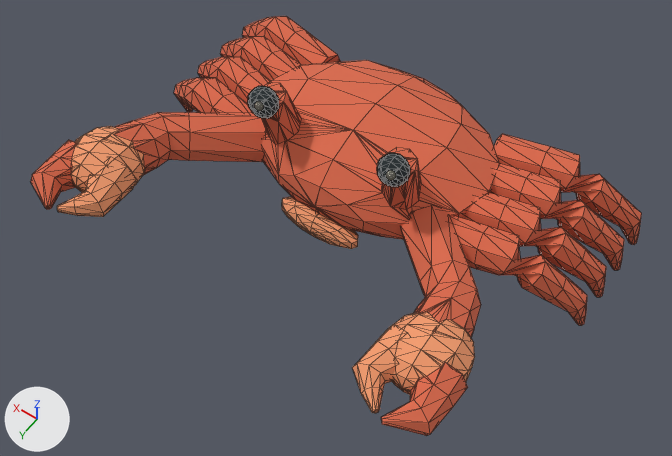
Renders of the glTF model public/models/ocean/Crab.gltf from each side of a commit.
Both versions are drawn from a 50 mm camera at (-3.0, 4.78, 7.03) aimed at (-0.19, 0.83, 0.83). The lights are fixed; the arrows at lower left show +X, +Y and +Z. The older version comes first. Mesh edges are drawn as thin lines. Vertices at exactly the same position are counted once.

Names of what the first picture shows: 'AnimalSkin'.
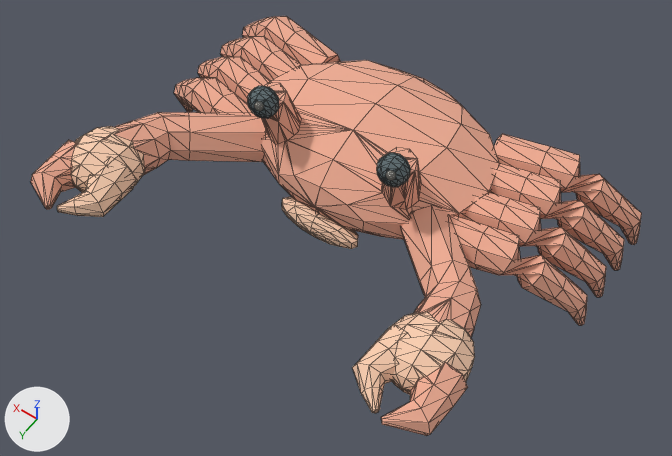
What differs and where, as boxes (x1, y1, x2, y2) in the pictures (672 x 456 px):
part 1 of me_crabskin, recoloured (lighter): (30, 16, 642, 436) in both
part 2 of me_crabskin, recoloured: (248, 86, 410, 187) in both
part 3 of me_crabskin, recoloured: (255, 102, 395, 180) in both

What the commit changed:
me_crabskin has 1647 vertices, 3242 faces and spans x -2.25..2.25, y -1.04..2.3, z 0.22..1.88.
me_crabskin is used by ob_animalskin; location (0.0, 0.0, 0.0).
me_crabskin part 1: 2562 faces centred in x -2.24..2.24, y -1.03..2.29, z 0.22..1.76 are repainted in the vertex colours; the middle colour goes from orange #da694a to beige #eeac93.
me_crabskin part 2: 396 faces centred in x -0.75..0.75, y 0.58..0.82, z 1.6..1.86 are repainted in the vertex colours; the middle colour goes from black #1e282b to grey #606e72.
me_crabskin part 3: 284 faces centred in x -0.7..0.62, y 0.78..0.84, z 1.76..1.84 are repainted in the vertex colours; the middle colour goes from white #f5f2df to white #fbf9f0.
